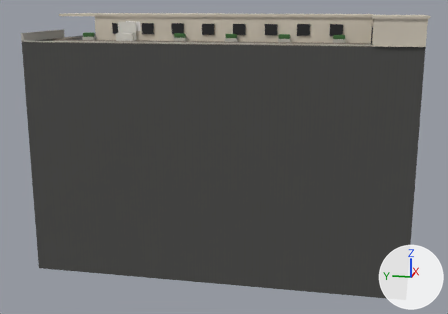
A saved change to the glTF model public/assets/stage/baked/set8.glb.
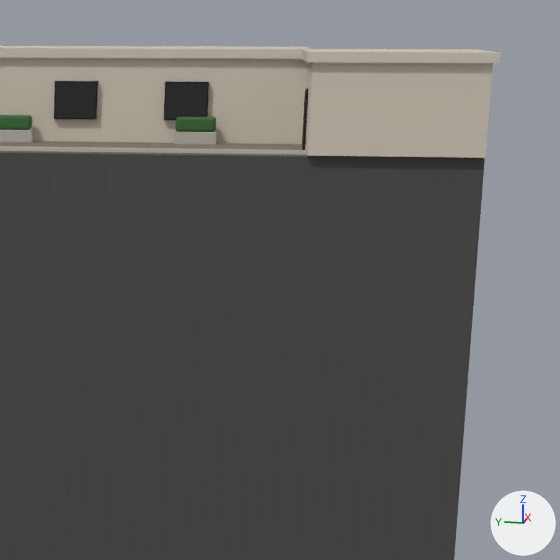
Old and new are each drawn whole from a 50 mm lens placed at (-89.9, -21.4, 4.8), pointed at (0.2, -3.4, -17.7) and again close up on the part from 63% to 100% of the width and 0% to 53% of the height. The axes (+X, +Y, +Z) are drawn at lower right. The lights are the same throughout. The older version's two pictures come first. Where no turn or scale is listed for an object, it has been applied to the vertices. Vertices at exactly the same position are counted once.

The first close-up shows 'Static'.
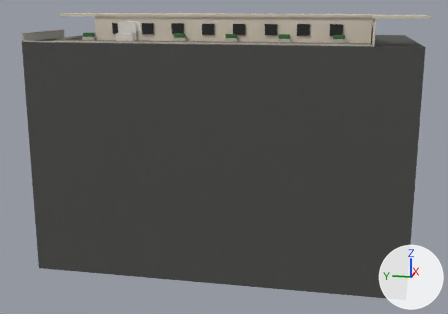
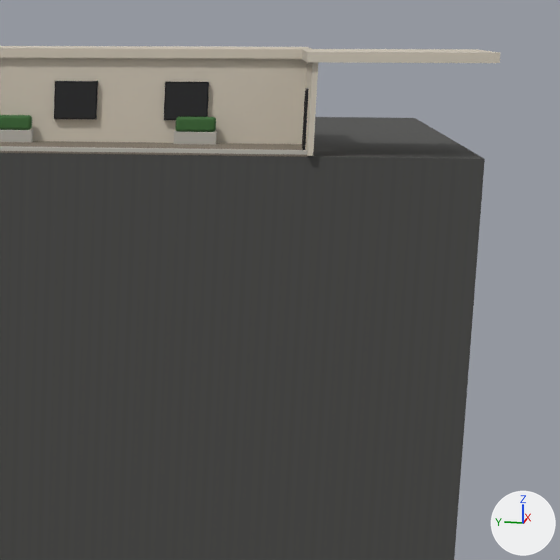
Boxes [x1, y1, x2, y2] around the edits, measured in the close-ups (560 x 560 px):
part 1 of me_mesh_19, cut back: before [302, 62, 493, 158]; after [302, 62, 318, 156]

Edits to the bpy script that builds the scene:
```text
Change me_mesh_19:
    used by ob_static; location = (1.28, -4.57, -14.25)
    remove me_mesh_19.from_pydata(...)  # 6005 vertices, 11870 faces; spans x -15.3..15.3, y -25.6..25.6, z -17.8..17.8
    add me_mesh_19.from_pydata(...)  # 6017 vertices, 11894 faces; spans x -15.3..15.3, y -25.6..25.6, z -17.8..17.8
    me_mesh_19 part 1: 8 vertices moved from x -15.1..-8.4, y -25.4..-19.4, z 14.3..17.5 to x -15.1..-8.4, y -19.6..-19.4, z 14.3..17.5; 12 vertices added at x -12.4..-8.4, y -19.6..-19.4, z 14.3..17.5
```
